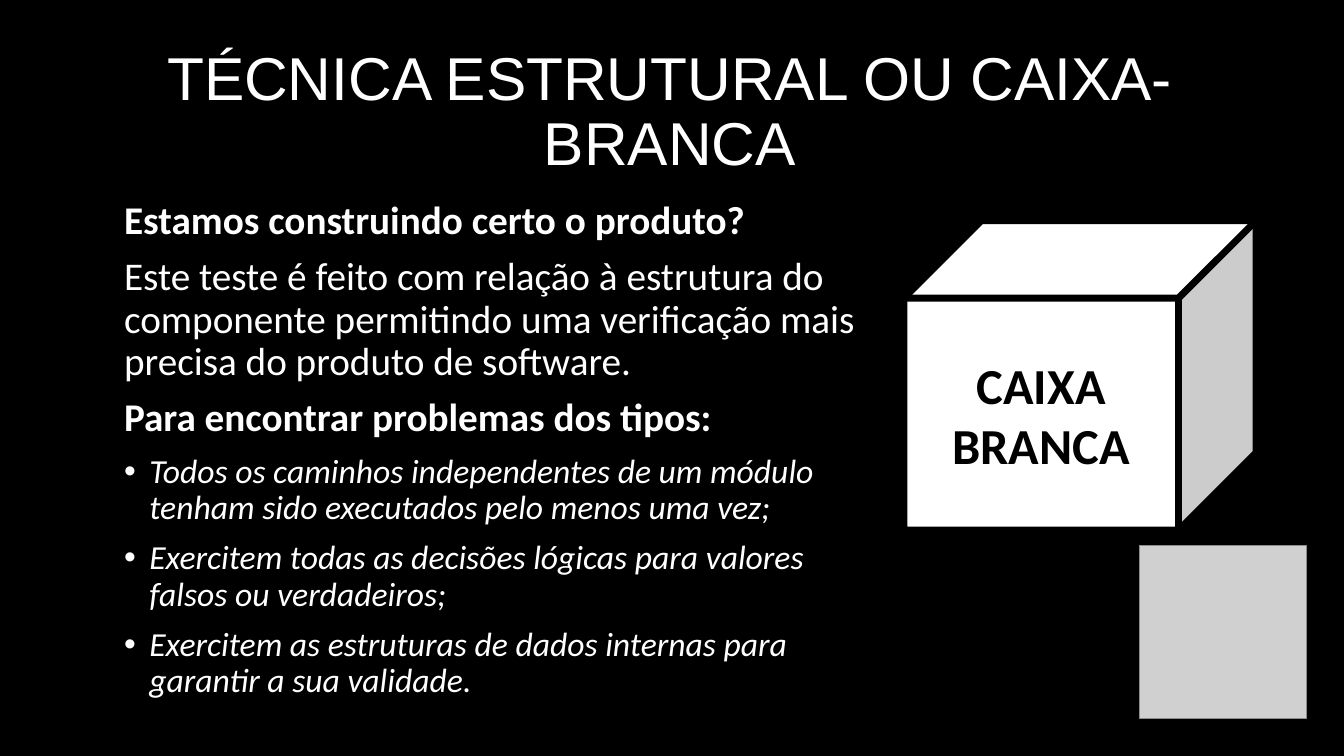
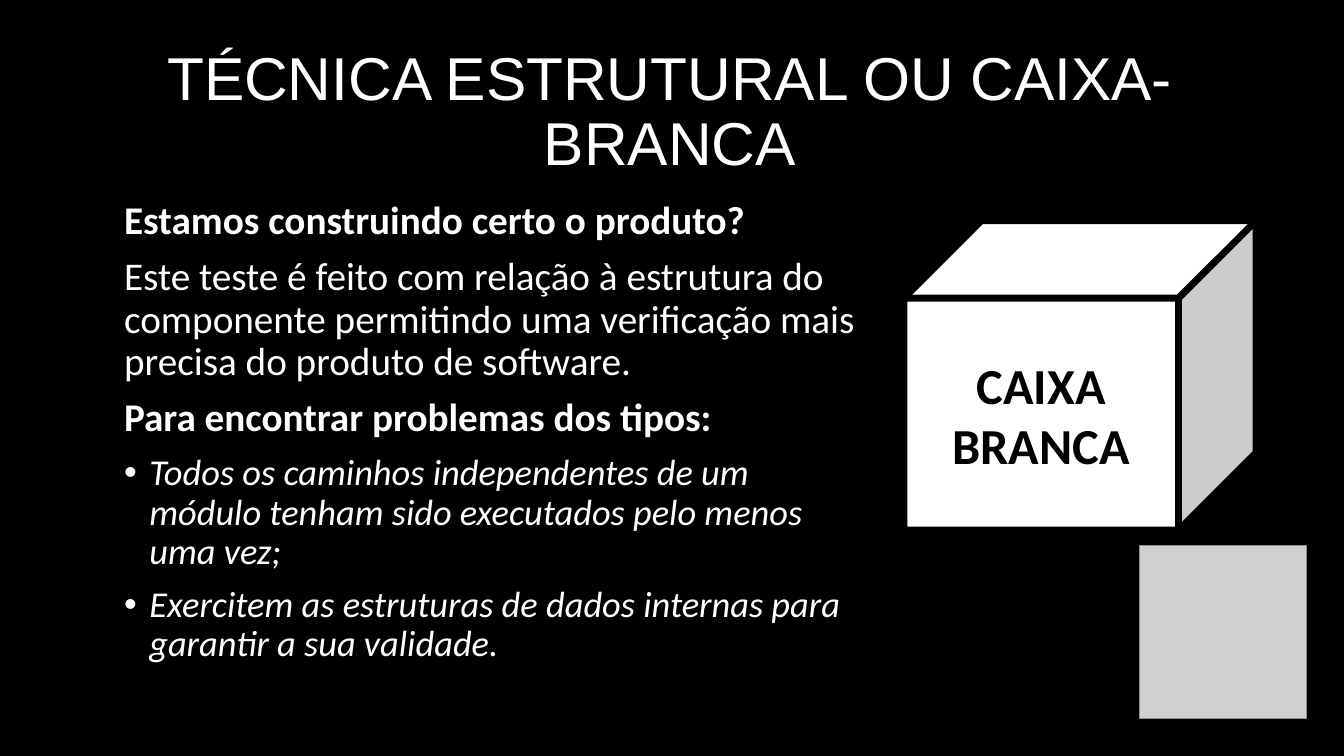
Before and after one commit to matheusclaudino/test-software, a slide deck: slide 38 of apresentacao/Apresentação - Teste de Software.pptx (slide 30 before the commit). Drawn at 1344x756 pixels with LibreOffice and Linux fonts; fonts in the diff are those of the drawing; grey boxes stand for pictures. Boxes give left, top, right and bottom in pixels: in the first picture for what was removed or moved away, otherwise in the second. Text is boxed around its words. In the diff, an @@ line names an element or a change of style, - is before the commit and + after.

```diff
--- a/apresentacao/Apresentação - Teste de Software.pptx
+++ b/apresentacao/Apresentação - Teste de Software.pptx
@@ text at <box>149,459,840,663</box>: size 24 to 26 pt in "Todos os caminhos independentes de um módulo ...", "Exercitem as estruturas de dados internas para ..." @@
@@ text at <box>149,545,804,610</box>: paragraph removed @@
-• Exercitem todas as decisões lógicas para valores falsos ou verdadeiros;
```
Also in this commit, not shown: 22 other slides changed, 10 slides added, 3 other files.
